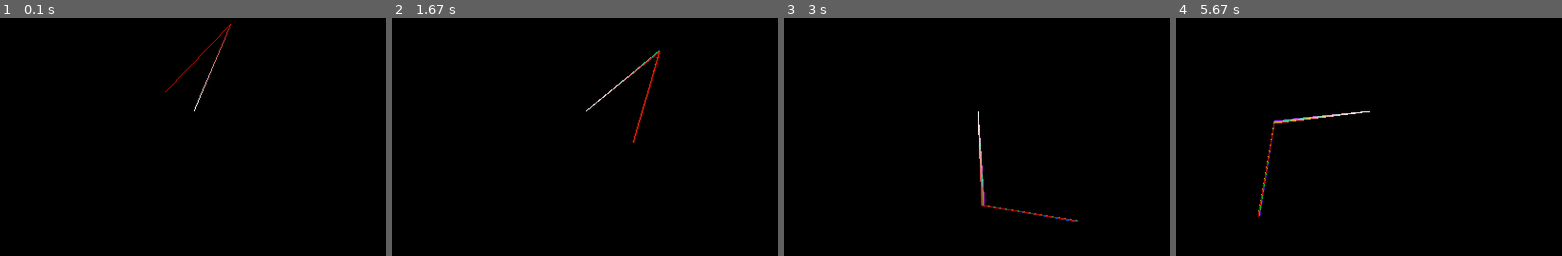
Above: before the commit, frames 1-4 (left to right).
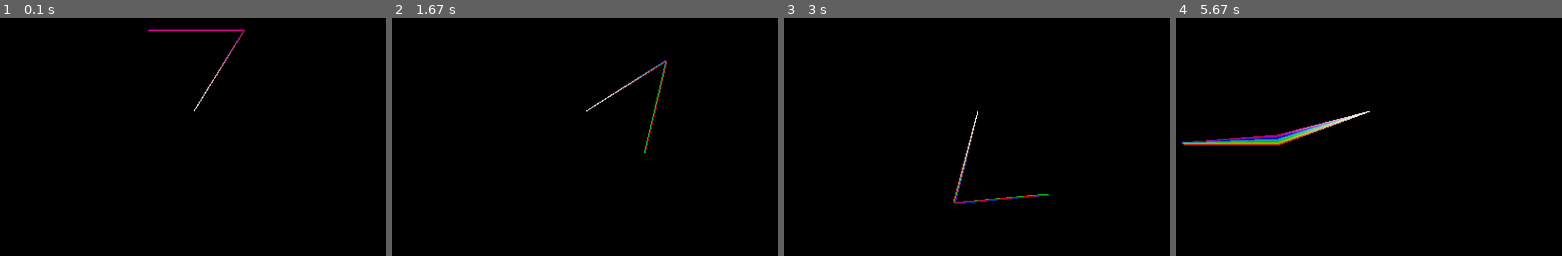
Above: after the commit, the same moments.

Repository: davidpendergast/pygame-utils
Game: pygame game, started from main.py
Same seed, same stepped clock (60 frames per second), same inputs: the game is played once before the commit and once after it.
Inputs:
- Up to frame 1 (0.1 s): no input
- Up to frame 2 (1.67 s): no input
- Up to frame 3 (3 s): no input
- Up to frame 4 (5.67 s): no input

The runs differ from the first frame. In frame 1, 0.5% of the frame differs, in the area x 38-64%, y 2-38%; in frame 2, 0.7%; in frame 3, 0.8%; in frame 4, 1.8%, in the area x 1-50%, y 39-84%.

Commit message:
added new --spread parameter

Diff:
--- a/main.py
+++ b/main.py
@@ -19,26 +19,26 @@
     import OpenGL.GLU as GLU
 
 # Params (can be set via the command line)
-N = 100000          # Number of pendulums
+N = 1000            # Number of pendulums
 L = 20              # Length of pendulum arms
 M = 5               # Mass of pendulum arms
 G = 2 * 9.8         # Gravity
 FPS = 60
 ZOOM = 5
+SPREAD = (6.283 / 360) / 4
 
 ML2 = M * L * L
 
 # OpenGL-Only Params
 COLOR_CHANNELS = 4  # must be 3 or 4
 RAINBOW = True
-OPACITY = 0.01
+OPACITY = 0.1
 
 
 def get_initial_conds():
     theta1 = 3.1415 * (random.random() + 0.5)
     theta2 = random.random() * 6.283
-    spread = (6.283 / 360) / 4
-    return theta1, theta2, spread
+    return theta1, theta2, SPREAD
 
 
 class State:
@@ -266,7 +266,7 @@
         pygame.display.flip()
 
         for event in pygame.event.get():
-            if event.type == pygame.QUIT:
+            if event.type == pygame.QUIT or (event.type == pygame.KEYDOWN and event.key == pygame.K_ESCAPE):
                 running = False
             elif event.type == pygame.KEYDOWN:
                 if event.key == pygame.K_r:
@@ -313,13 +313,14 @@
 
 if __name__ == "__main__":
     parser = argparse.ArgumentParser(description='A double pendulum simulation made with pygame, PyOpenGL, and numpy.')
-    parser.add_argument('-n', type=int, metavar="int", default=1000, help=f'the number of pendulums (default {N})')
-    parser.add_argument('--opacity', type=float,  metavar="float", default=0.1, help=f'the opacity of the pendulums (default {OPACITY})')
+    parser.add_argument('-n', type=int, metavar="int", default=N, help=f'the number of pendulums (default {N})')
+    parser.add_argument('--opacity', type=float,  metavar="float", default=OPACITY, help=f'the opacity of the pendulums (default {OPACITY})')
     parser.add_argument('--length', type=int,  metavar="int", default=L, help=f'the length of the pendulum arms (default {L})')
     parser.add_argument('--mass', type=int, metavar="float", default=M, help=f'the mass of the pendulum arms (default {M})')
     parser.add_argument('--fps', type=int, metavar="int", default=FPS, help=f'the target FPS for the simulation (default {FPS})')
     parser.add_argument('--zoom', type=int, metavar="int", default=ZOOM, help=f'the target FPS for the simulation (default {ZOOM})')
-    parser.add_argument('--size', type=int, metavar="int", default=[800, 600], nargs=2, help='the window size for the simulation (default 600 800)')
+    parser.add_argument('--size', type=int, metavar="int", default=[800, 600], nargs=2, help='the window size for the simulation (default 800 600)')
+    parser.add_argument('--spread', type=float, metavar="float", default=SPREAD, help=f'the initial spread, in radians (default {SPREAD:.4f})')
 
     args = parser.parse_args()
 
@@ -329,5 +330,6 @@
     M = args.mass
     FPS = args.fps
     ZOOM = args.zoom
+    SPREAD = args.spread
 
     start(args.size)
Not shown, changed: README.md
